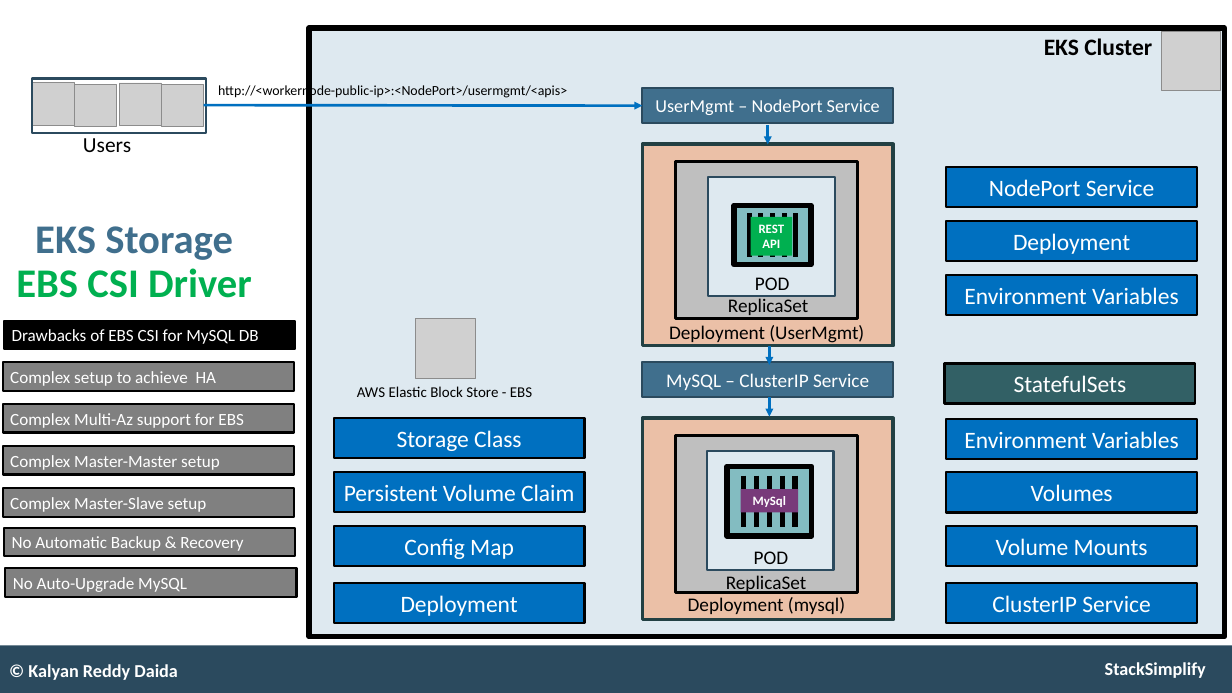
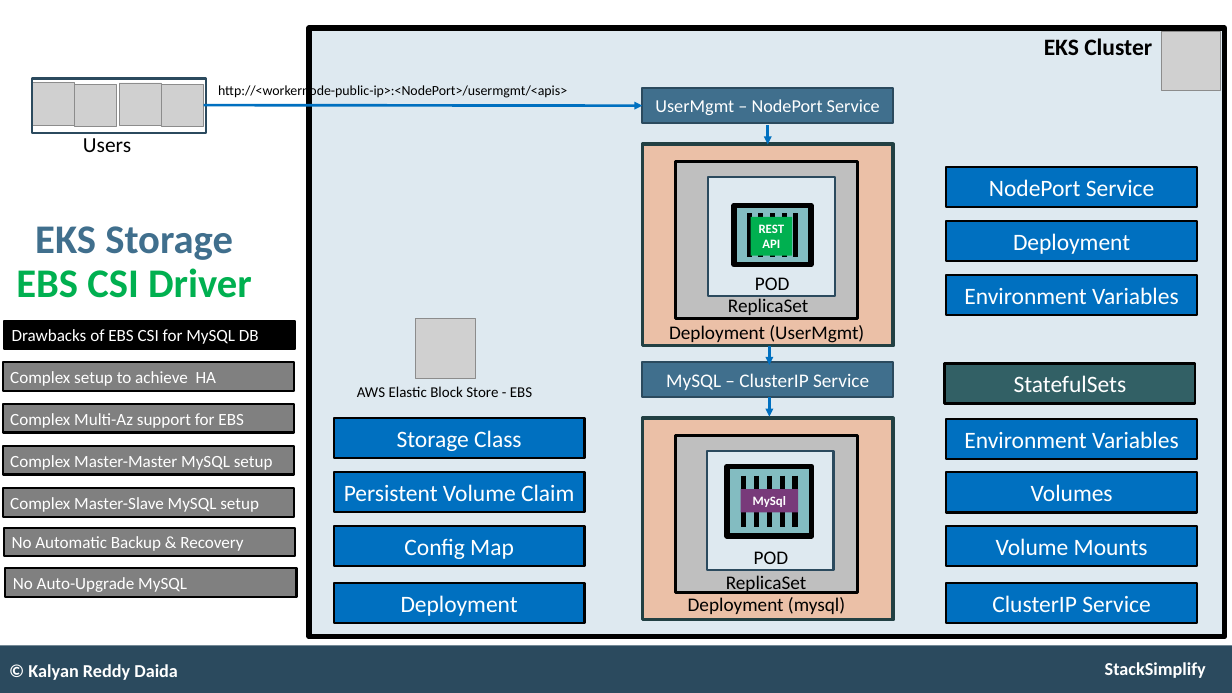
Before and after one commit to stacksimplify/aws-eks-kubernetes-masterclass, a slide deck: slide 66 of presentation/AWS-Fargate-and-EKS-Masterclass.pptx. Drawn at 1232x693 pixels with LibreOffice and Linux fonts; fonts in the diff are those of the drawing; grey boxes stand for pictures. Boxes give left, top, right and bottom in pixels: in the first picture for what was removed or moved away, otherwise in the second. Text is boxed around its words. In the diff, an @@ line names an element or a change of style, - is before the commit and + after.

```diff
--- a/presentation/AWS-Fargate-and-EKS-Masterclass.pptx
+++ b/presentation/AWS-Fargate-and-EKS-Masterclass.pptx
@@ text in rectangle at [10,455,273,470]: text changed @@
-Complex Master-Master setup
+Complex Master-Master MySQL setup
@@ text in rectangle at [10,497,259,512]: text changed @@
-Complex Master-Slave setup
+Complex Master-Slave MySQL setup
```
Also in this commit, not shown: 2 other slides changed, 5 slides added, 41 other files.
